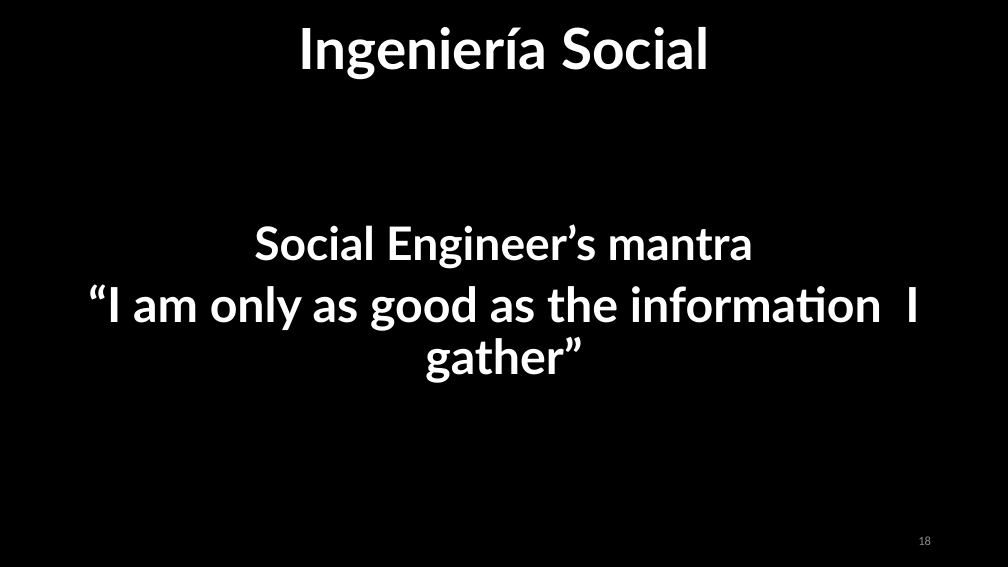
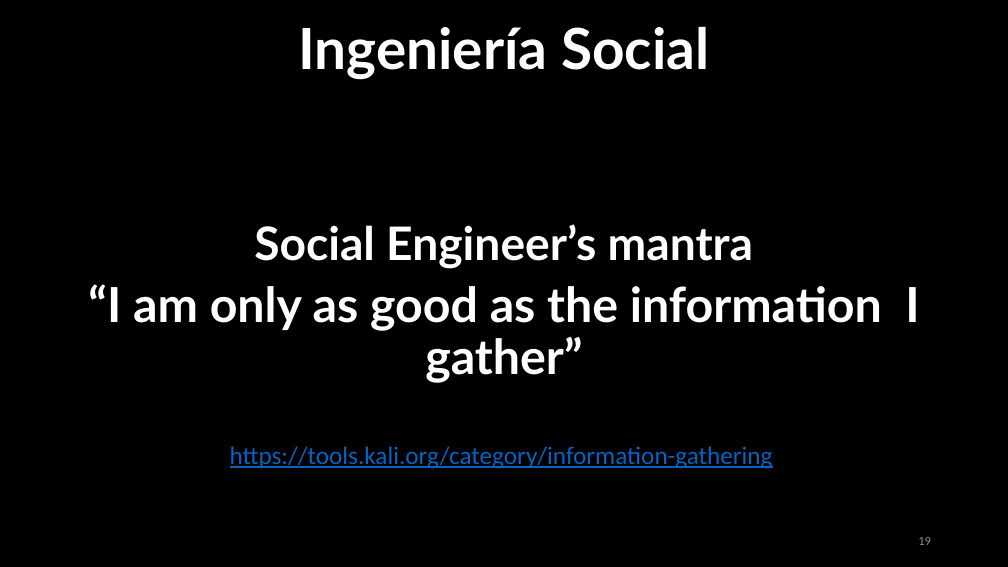
Before and after one commit to urcuqui/WhiteHat, a slide deck: slide 19 of My courses/Club Hack1ng/Social Engineering/2018-2/sesion1.pptx (slide 18 before the commit). Drawn at 1008x567 pixels with LibreOffice and Linux fonts; fonts in the diff are those of the drawing. Boxes give left, top, right and bottom in pixels: in the first picture for what was removed or moved away, otherwise in the second. Text is boxed around its words. In the diff, an @@ line names an element or a change of style, - is before the commit and + after.

Commit message:
presentations

```diff
--- a/My courses/Club Hack1ng/Social Engineering/2018-2/sesion1.pptx
+++ b/My courses/Club Hack1ng/Social Engineering/2018-2/sesion1.pptx
@@ text added at (230,446,773,469), 24 pt, text #0563C1, underline @@
+https://tools.kali.org/category/information-gathering
@@ page number at (918,537,931,545): text changed @@
-18
+19
```
Also in this commit, not shown: 2 other slides changed, 24 slides added.
